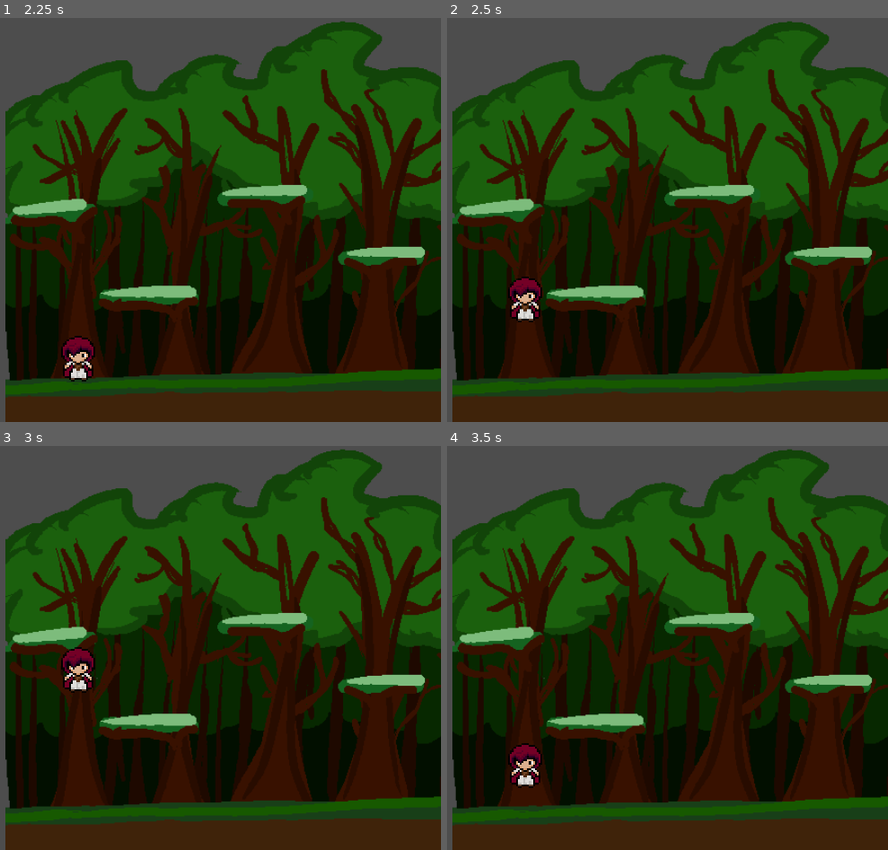
Above: before the commit, frames 1-4 (two rows, left to right).
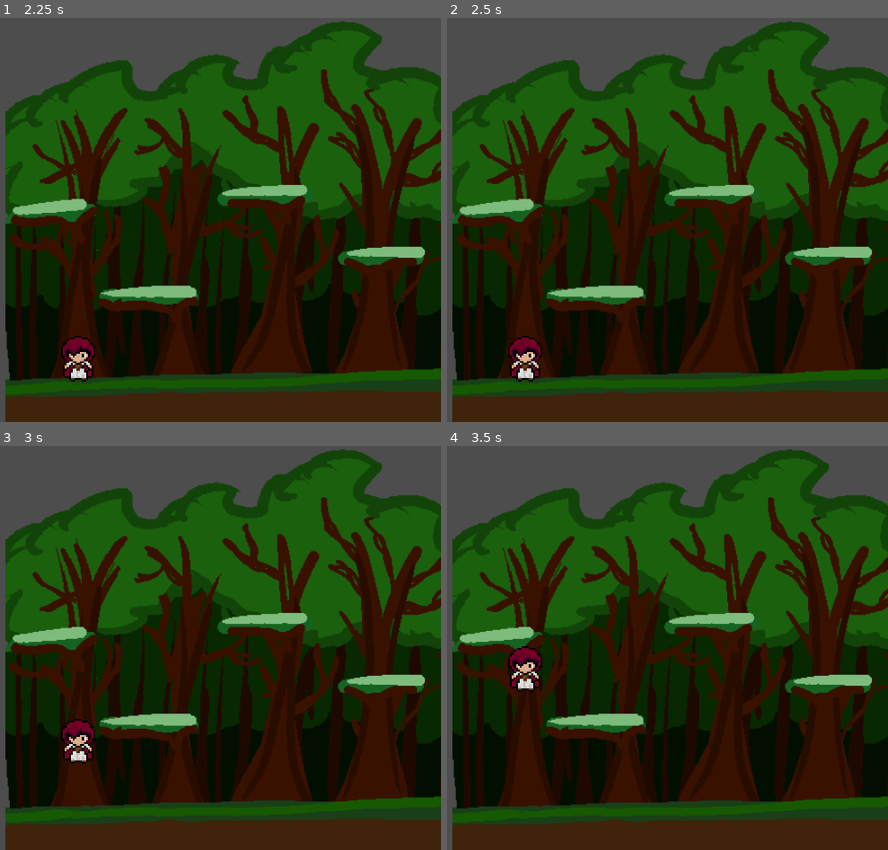
Above: after the commit, the same moments.

Repository: steve8D/Team12GameDev
Game: Godot game, scene res://scenes/prologue.tscn
The game is run twice, just before and just after one commit, with the same random seed, the same clock (stepped at 60 frames per second) and the same inputs.
Inputs:
- Up to frame 1 (2.25 s): tap Enter at 0.5, 2 s; tap A (a, bound only before the commit) at 0.6 s; tap D (d, bound only before the commit) at 0.8, 1.35 s; tap Space at 1.25 s; tap S (s, bound only before the commit) at 1.55 s; hold S (s, bound only before the commit) from 2.03 s (still down)
- Up to frame 2 (2.5 s): keep holding S (s, bound only before the commit); tap W (w, bound only before the commit) at 2.3 s
- Up to frame 3 (3 s): release S (s, bound only before the commit) at 2.78 s; tap W (w, bound only before the commit) at 2.85 s
- Up to frame 4 (3.5 s): tap Shift (sprint, bound only after the commit) at 3.05 s

Frame 1 is identical in both runs. In frame 2, 1.4% of the frame differs, in the area x 13-22%, y 64-90%; in frame 3, 1.4%; in frame 4, 1.4%.

Commit message:
Added sprint ability to the player

Diff:
--- a/assets/world/earth/scene/prologue.tscn
+++ b/assets/world/earth/scene/prologue.tscn
@@ -19,7 +19,7 @@
 size = Vector2(136.75, 22.125)
 
 [sub_resource type="RectangleShape2D" id="RectangleShape2D_745ds"]
-size = Vector2(132, 22.75)
+size = Vector2(132, 31.75)
 
 [sub_resource type="RectangleShape2D" id="RectangleShape2D_fwio7"]
 size = Vector2(119, 20)
@@ -99,7 +99,7 @@
 shape = SubResource("RectangleShape2D_ycpqw")
 
 [node name="CollisionShape2D10" parent="Platforms/platforms4/Area2D" index="0"]
-position = Vector2(-295, 279.375)
+position = Vector2(-295, 274.875)
 shape = SubResource("RectangleShape2D_745ds")
 
 [node name="platforms5" parent="Platforms" instance=ExtResource("2_ap4mm")]
--- a/project.godot
+++ b/project.godot
@@ -27,43 +27,28 @@
 
 [input]
 
-d={
+move_right={
 "deadzone": 0.5,
 "events": [Object(InputEventKey,"resource_local_to_scene":false,"resource_name":"","device":-1,"window_id":0,"alt_pressed":false,"shift_pressed":false,"ctrl_pressed":false,"meta_pressed":false,"pressed":false,"keycode":0,"physical_keycode":68,"key_label":0,"unicode":100,"echo":false,"script":null)
 ]
 }
-a={
+move_left={
 "deadzone": 0.5,
 "events": [Object(InputEventKey,"resource_local_to_scene":false,"resource_name":"","device":-1,"window_id":0,"alt_pressed":false,"shift_pressed":false,"ctrl_pressed":false,"meta_pressed":false,"pressed":false,"keycode":0,"physical_keycode":65,"key_label":0,"unicode":97,"echo":false,"script":null)
 ]
 }
-w={
+jump_up={
 "deadzone": 0.5,
 "events": [Object(InputEventKey,"resource_local_to_scene":false,"resource_name":"","device":-1,"window_id":0,"alt_pressed":false,"shift_pressed":false,"ctrl_pressed":false,"meta_pressed":false,"pressed":false,"keycode":0,"physical_keycode":87,"key_label":0,"unicode":119,"echo":false,"script":null)
 ]
 }
-s={
+jump_down={
 "deadzone": 0.5,
 "events": [Object(InputEventKey,"resource_local_to_scene":false,"resource_name":"","device":-1,"window_id":0,"alt_pressed":false,"shift_pressed":false,"ctrl_pressed":false,"meta_pressed":false,"pressed":false,"keycode":0,"physical_keycode":83,"key_label":0,"unicode":115,"echo":false,"script":null)
 ]
 }
-right={
+sprint={
 "deadzone": 0.5,
-"events": [Object(InputEventKey,"resource_local_to_scene":false,"resource_name":"","device":-1,"window_id":0,"alt_pressed":false,"shift_pressed":false,"ctrl_pressed":false,"meta_pressed":false,"pressed":false,"keycode":0,"physical_keycode":68,"key_label":0,"unicode":100,"echo":false,"script":null)
+"events": [Object(InputEventKey,"resource_local_to_scene":false,"resource_name":"","device":0,"window_id":0,"alt_pressed":false,"shift_pressed":false,"ctrl_pressed":false,"meta_pressed":false,"pressed":false,"keycode":0,"physical_keycode":4194325,"key_label":0,"unicode":0,"echo":false,"script":null)
 ]
 }
-left={
-"deadzone": 0.5,
-"events": [Object(InputEventKey,"resource_local_to_scene":false,"resource_name":"","device":-1,"window_id":0,"alt_pressed":false,"shift_pressed":false,"ctrl_pressed":false,"meta_pressed":false,"pressed":false,"keycode":0,"physical_keycode":65,"key_label":0,"unicode":97,"echo":false,"script":null)
-]
-}
-up={
-"deadzone": 0.5,
-"events": [Object(InputEventKey,"resource_local_to_scene":false,"resource_name":"","device":-1,"window_id":0,"alt_pressed":false,"shift_pressed":false,"ctrl_pressed":false,"meta_pressed":false,"pressed":false,"keycode":0,"physical_keycode":87,"key_label":0,"unicode":119,"echo":false,"script":null)
-]
-}
-down={
-"deadzone": 0.5,
-"events": [Object(InputEventKey,"resource_local_to_scene":false,"resource_name":"","device":-1,"window_id":0,"alt_pressed":false,"shift_pressed":false,"ctrl_pressed":false,"meta_pressed":false,"pressed":false,"keycode":0,"physical_keycode":83,"key_label":0,"unicode":115,"echo":false,"script":null)
-]
-}
--- a/scenes/earth.tscn
+++ b/scenes/earth.tscn
@@ -1,6 +1,6 @@
 [gd_scene load_steps=10 format=3 uid="uid://djt86gl12x5sl"]
 
-[ext_resource type="Script" path="res://scripts/player.gd" id="1_r005y"]
+[ext_resource type="Script" path="res://scripts/player_movement.gd" id="1_r005y"]
 [ext_resource type="Texture2D" uid="uid://c44fv5wcvykop" path="res://assets/sprites/player/sample_player.png" id="2_3fyhv"]
 
 [sub_resource type="BoxMesh" id="BoxMesh_fojav"]
--- a/scenes/prologue.tscn
+++ b/scenes/prologue.tscn
@@ -1,6 +1,6 @@
 [gd_scene load_steps=5 format=3 uid="uid://b2httphahcrck"]
 
-[ext_resource type="Script" path="res://scripts/player.gd" id="1_2vn8m"]
+[ext_resource type="Script" path="res://scripts/player_movement.gd" id="2_sdcwa"]
 [ext_resource type="Texture2D" uid="uid://c44fv5wcvykop" path="res://assets/sprites/player/sample_player.png" id="2_xp4r6"]
 [ext_resource type="PackedScene" uid="uid://ch7xo0dpl8e8x" path="res://assets/world/earth/scene/prologue.tscn" id="3_vs3vp"]
 
@@ -16,7 +16,7 @@
 scale = Vector2(0.994953, 0.950902)
 collision_layer = 2
 collision_mask = 3
-script = ExtResource("1_2vn8m")
+script = ExtResource("2_sdcwa")
 
 [node name="Sprite2D" type="Sprite2D" parent="player"]
 position = Vector2(74.8779, 245.608)
@@ -31,3 +31,9 @@
 [node name="Camera2D" type="Camera2D" parent="player"]
 position = Vector2(80.406, 256.598)
 limit_bottom = 650
+
+[node name="SprintTimer" type="Timer" parent="player"]
+wait_time = 4.0
+one_shot = true
+
+[connection signal="timeout" from="player/SprintTimer" to="player" method="_on_sprint_timer_timeout"]
--- a/scripts/platforms.gd
+++ b/scripts/platforms.gd
@@ -3,7 +3,7 @@
 var player_on_platform: bool = false
 
 func _process(delta):
-	if Input.is_action_pressed("s") and player_on_platform:
+	if Input.is_action_pressed("jump_down") and player_on_platform:
 		set_collision_layer_value(2, false)
 
 func _on_area_2d_body_shape_entered(body_rid, body, body_shape_index, local_shape_index):
--- a/scripts/player.gd
+++ /dev/null
@@ -1,28 +0,0 @@
-extends CharacterBody2D
-
-const SPEED = 200.0
-const JUMP_VELOCITY = -600.0
-
-var gravity = ProjectSettings.get_setting("physics/2d/default_gravity")
-
-func _physics_process(delta):
-	# Add the gravity.
-	if not is_on_floor():
-		velocity.y += gravity * delta
-	# Handle Jump.
-	if Input.is_action_just_pressed("w") and is_on_floor():
-		velocity.y = JUMP_VELOCITY
-
-	# Handle drop from platform
-	if Input.is_action_just_pressed("s") and not is_on_floor():
-		velocity.y += -JUMP_VELOCITY
-
-	# Get the input direction and handle the movement/deceleration.
-	# As good practice, you should replace UI actions with custom gameplay actions.
-	var direction = Input.get_axis("a", "d")
-
-	if direction:
-		velocity.x = direction * SPEED
-	else:
-		velocity.x = move_toward(velocity.x, 0, SPEED)
-	move_and_slide()
--- /dev/null
+++ b/scripts/player_movement.gd
@@ -0,0 +1,49 @@
+extends CharacterBody2D
+
+const SPEED = 200.0
+const SPRINT_SPEED = 400.0
+const JUMP_VELOCITY = -600.0
+
+var sprinting = false
+var gravity = ProjectSettings.get_setting("physics/2d/default_gravity")
+
+@onready
+var sprintTimer = $SprintTimer
+
+func _physics_process(delta):
+	# Add the gravity.
+	if not is_on_floor():
+		velocity.y += gravity * delta
+	# Handle Jump.
+	if Input.is_action_pressed("jump_up") and is_on_floor():
+		velocity.y = JUMP_VELOCITY
+
+	# Handle drop from platform
+	if Input.is_action_pressed("jump_down") and not is_on_floor():
+		velocity.y = -JUMP_VELOCITY
+
+	# Get the input direction and handle the movement/deceleration.
+	# As good practice, you should replace UI actions with custom gameplay actions.
+	var direction = Input.get_axis("move_left", "move_right")
+
+	if direction:
+		velocity.x = direction * SPEED
+	else:
+		velocity.x = move_toward(velocity.x, 0, SPEED)
+
+	if sprinting:
+		velocity.x = direction * SPRINT_SPEED
+
+	check_for_sprint()
+	move_and_slide()
+
+func _on_sprint_timer_timeout():
+	sprinting = false
+
+func check_for_sprint():
+	if Input.is_action_just_pressed("sprint") and is_on_floor():
+		sprinting = true
+		sprintTimer.start()
+
+	if Input.is_action_just_released("sprint"):
+		sprinting = false
